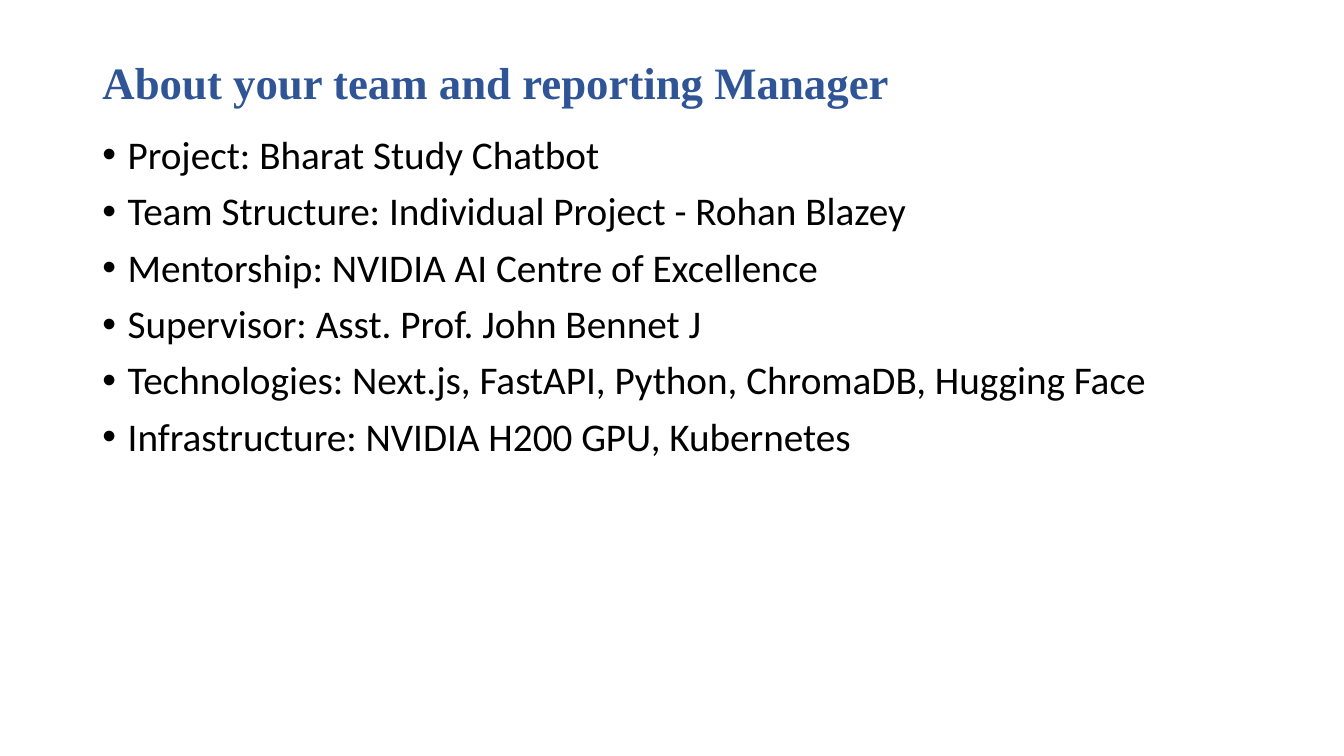
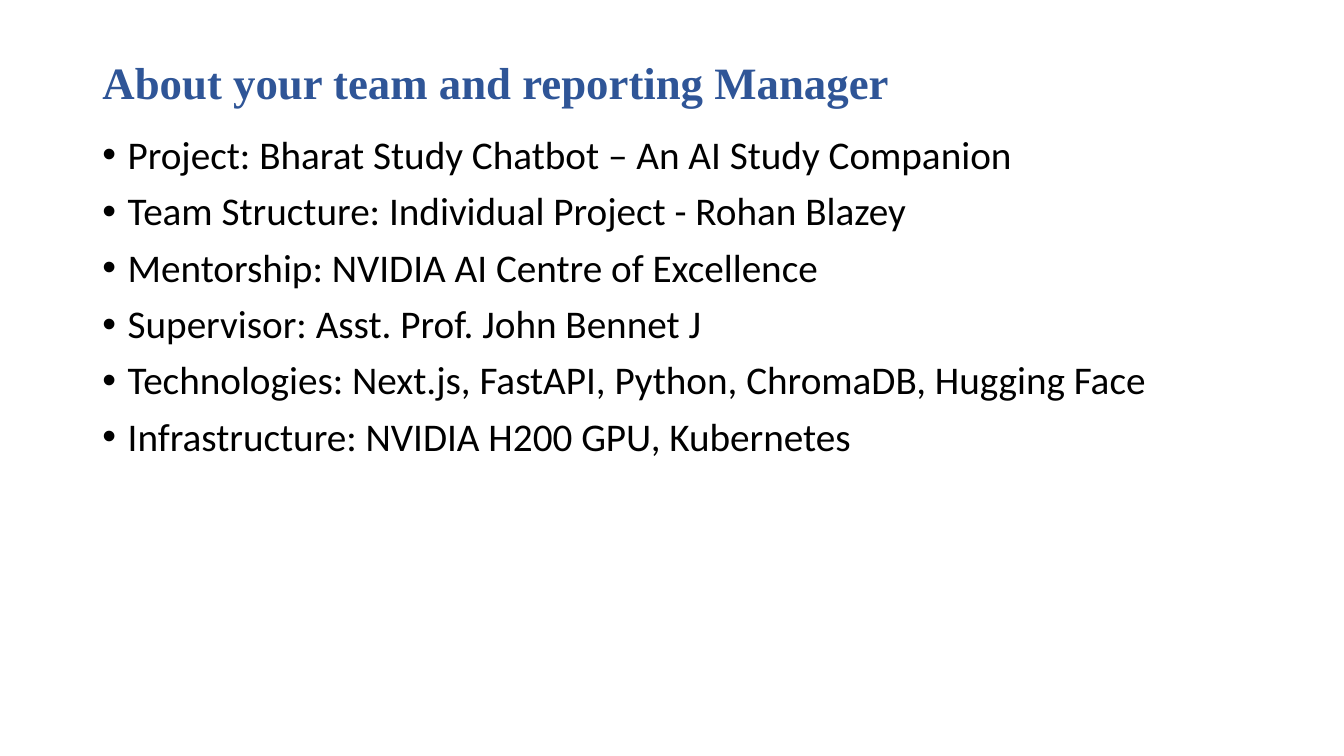
Before and after one commit to ROHAN-BLAZEY/bharat-study-chatbot, a slide deck: slide 5 of Internship Capstone Project/CSS7000-Internship Presentation.pptx. Drawn at 1344x756 pixels with LibreOffice and Linux fonts; fonts in the diff are those of the drawing; background and template pictures are left out. Boxes give left, top, right and bottom in pixels: in the first picture for what was removed or moved away, otherwise in the second. Text is boxed around its words. In the diff, an @@ line names an element or a change of style, - is before the commit and + after.

```diff
--- a/Internship Capstone Project/CSS7000-Internship Presentation.pptx
+++ b/Internship Capstone Project/CSS7000-Internship Presentation.pptx
@@ text at (128, 141, 1012, 176): text changed @@
-• Project: Bharat Study Chatbot
+• Project: Bharat Study Chatbot – An AI Study Companion
```
Also in this commit, not shown: 2 other slides changed, 1 other file.
